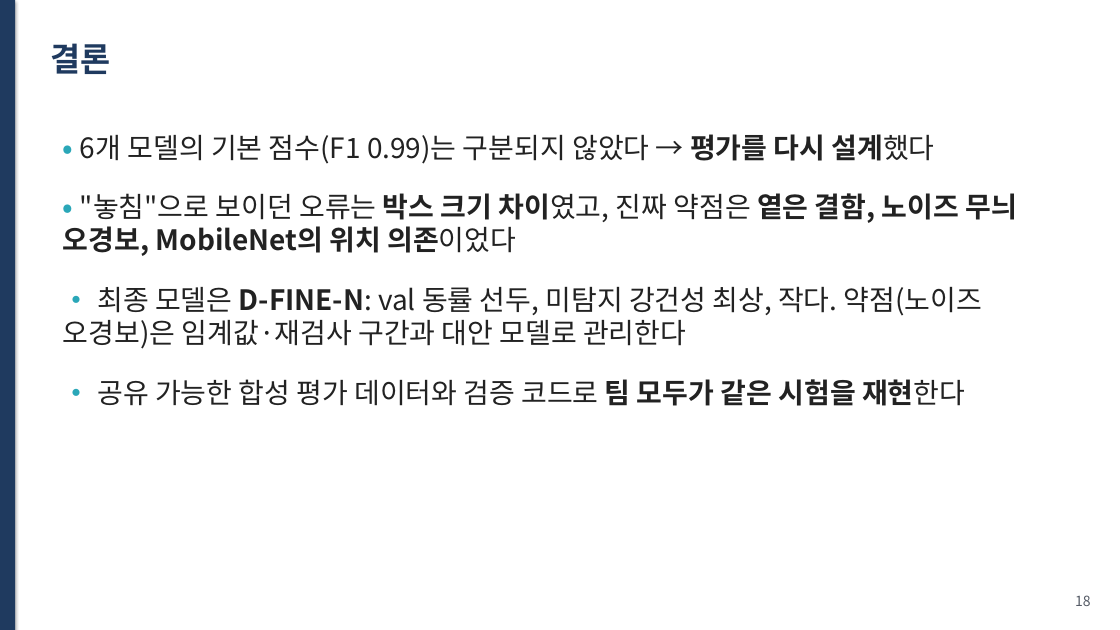
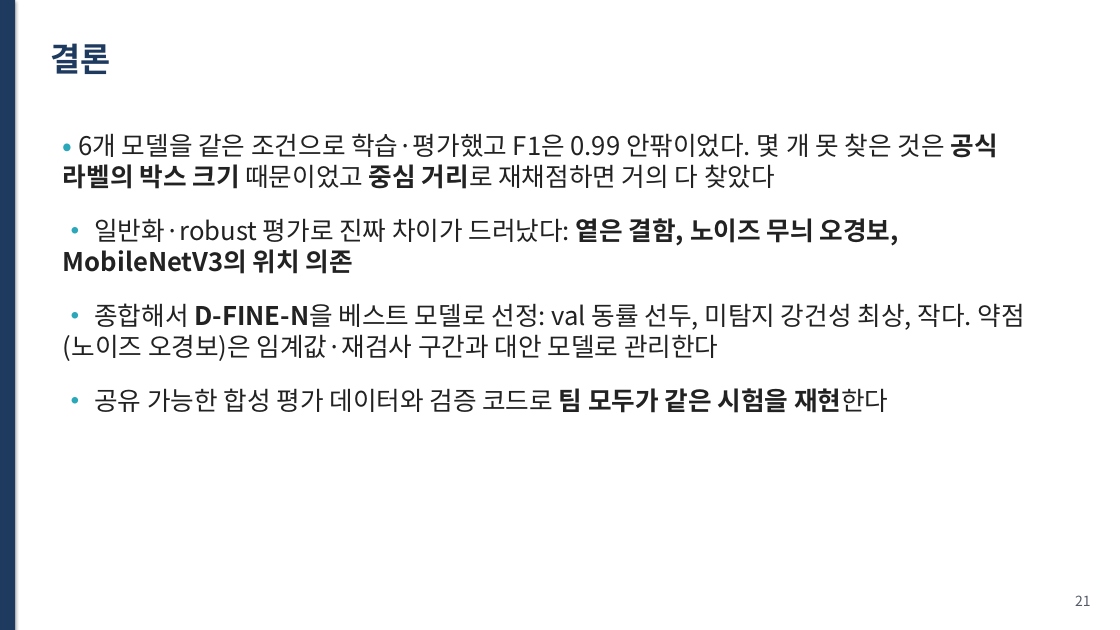
Before and after one commit to hmy7788/kamp_xray_detection, a slide deck: slide 21 of ppt/presentation.pptx (slide 18 before the commit). Drawn at 1120x630 pixels with LibreOffice and Linux fonts; fonts in the diff are those of the drawing. Boxes give left, top, right and bottom in pixels: in the first picture for what was removed or moved away, otherwise in the second. Text is boxed around its words. In the diff, an @@ line names an element or a change of style, - is before the commit and + after.

```diff
--- a/ppt/presentation.pptx
+++ b/ppt/presentation.pptx
@@ text at [63,133,1024,361]: text changed; size 24 to 22 pt @@
-• 6개 모델의 기본 점수(F1 0.99)는 구분되지 않았다 → 평가를 다시 설계했다
-• "놓침"으로 보이던 오류는 박스 크기 차이였고, 진짜 약점은 옅은 결함, 노이즈 무늬 오경보, MobileNet의 위치 의존이었다
-• 최종 모델은 D-FINE-N: val 동률 선두, 미탐지 강건성 최상, 작다. 약점(노이즈 오경보)은 임계값·재검사 구간과 대안 모델로 관리한다
+• 6개 모델을 같은 조건으로 학습·평가했고 F1은 0.99 안팎이었다. 몇 개 못 찾은 것은 공식 라벨의 박스 크기 때문이었고 중심 거리로 재채점하면 거의 다 찾았다
+• 일반화·robust 평가로 진짜 차이가 드러났다: 옅은 결함, 노이즈 무늬 오경보, MobileNetV3의 위치 의존
+• 종합해서 D-FINE-N을 베스트 모델로 선정: val 동률 선두, 미탐지 강건성 최상, 작다. 약점(노이즈 오경보)은 임계값·재검사 구간과 대안 모델로 관리한다
@@ text at [94,388,888,413]: size 24 to 22 pt in "• 공유 가능한 합성 평가 데이터와 검증 ..."; less space between paragraphs @@
@@ text at [1075,595,1091,606]: text changed @@
-18
+21
```
Also in this commit, not shown: 16 other slides changed, 4 slides added, 1 slide removed, 6 other files.
